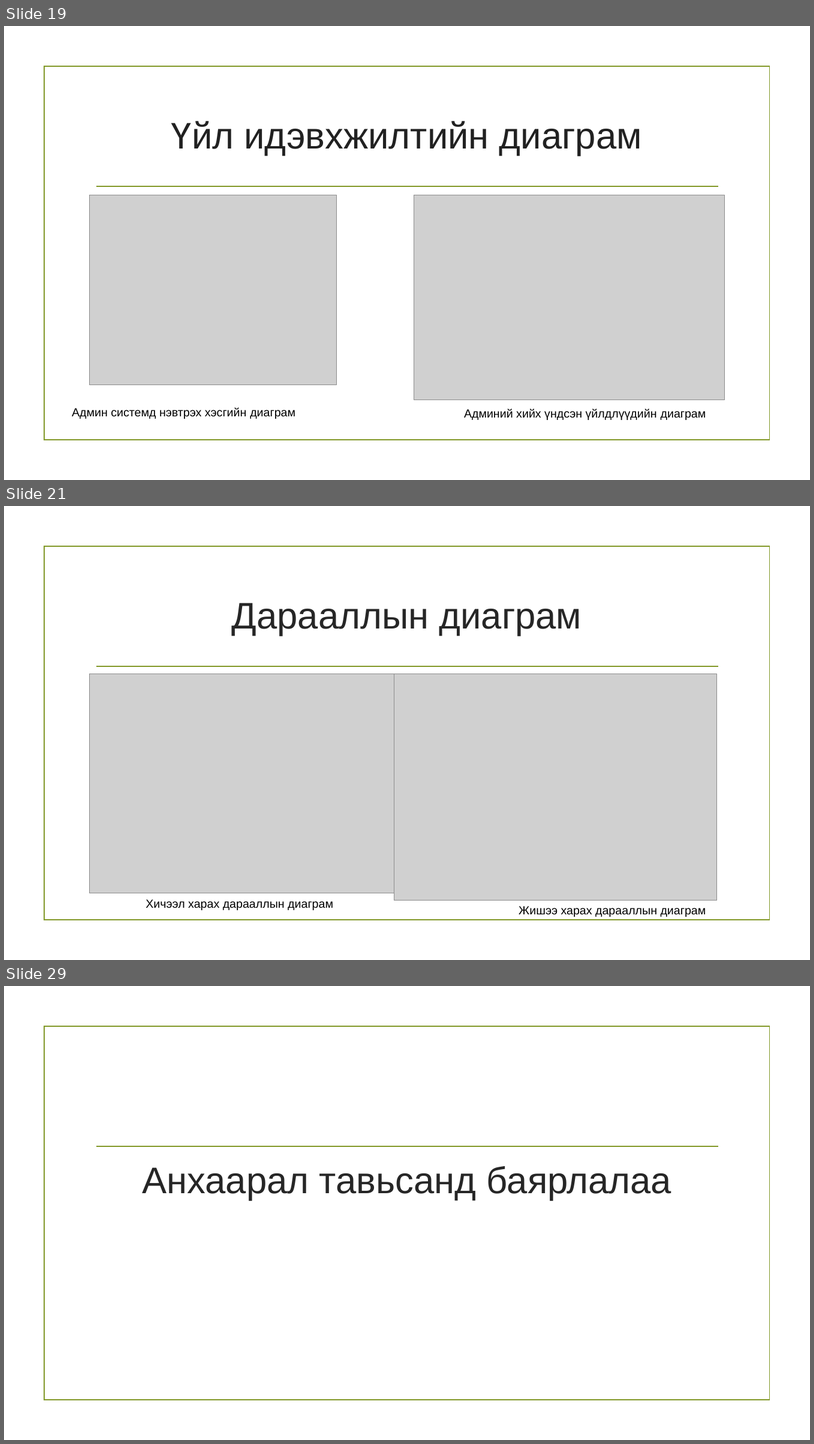
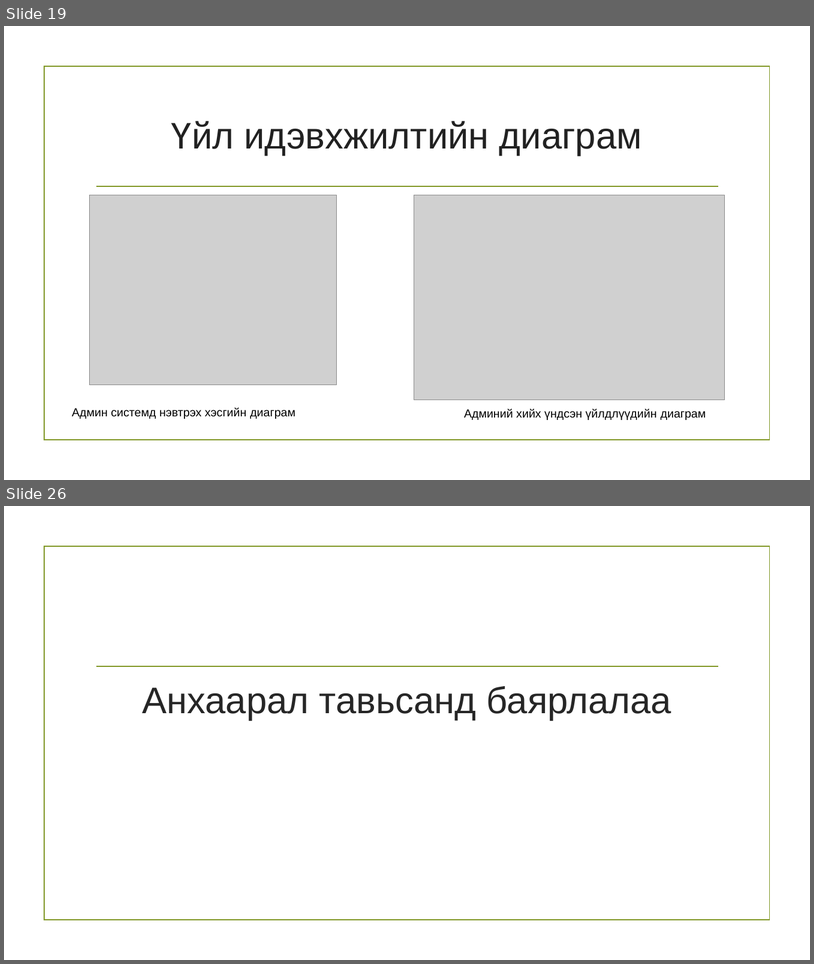
Before and after one commit to md33/tailan, a slide deck: Өгөгдлийн нууцлал,.pptx. Shown one above the other, each under a label of ours: slides 19, 21 and 29 before the commit, slides 19 and 26 after it; the slides between them are not shown. The pictures are 814x1444 and 814x964 pixels, drawn with LibreOffice and Linux fonts; fonts in the diff are those of the drawing; grey boxes stand for pictures; background and template pictures are left out. Boxes give left, top, right and bottom in pixels: in the first picture for what was removed or moved away, otherwise in the second. Text is boxed around its words. In the diff, an @@ line names an element or a change of style, - is before the commit and + after.

```diff
--- a/Өгөгдлийн нууцлал,.pptx
+++ b/Өгөгдлийн нууцлал,.pptx
@@ slide 21 removed at (x1=4, y1=506, x2=810, y2=960), background picture (left out); not listed: 2 template elements that a slide beside it also shows @@
@@ title removed at (x1=232, y1=603, x2=582, y2=636) @@
-Дарааллын диаграм
@@ picture removed at (x1=90, y1=673, x2=402, y2=893) @@
@@ picture removed at (x1=395, y1=673, x2=717, y2=900) @@
@@ text removed at (x1=146, y1=899, x2=333, y2=910) @@
-Хичээл харах дарааллын диаграм
@@ text removed at (x1=519, y1=906, x2=707, y2=916) @@
-Жишээ харах дарааллын диаграм
@@ what was slide 29 is now slide 26 @@
```
Also in this commit, not shown: 9 slides changed, 3 slides added, 5 other slides removed, 1 other file.
